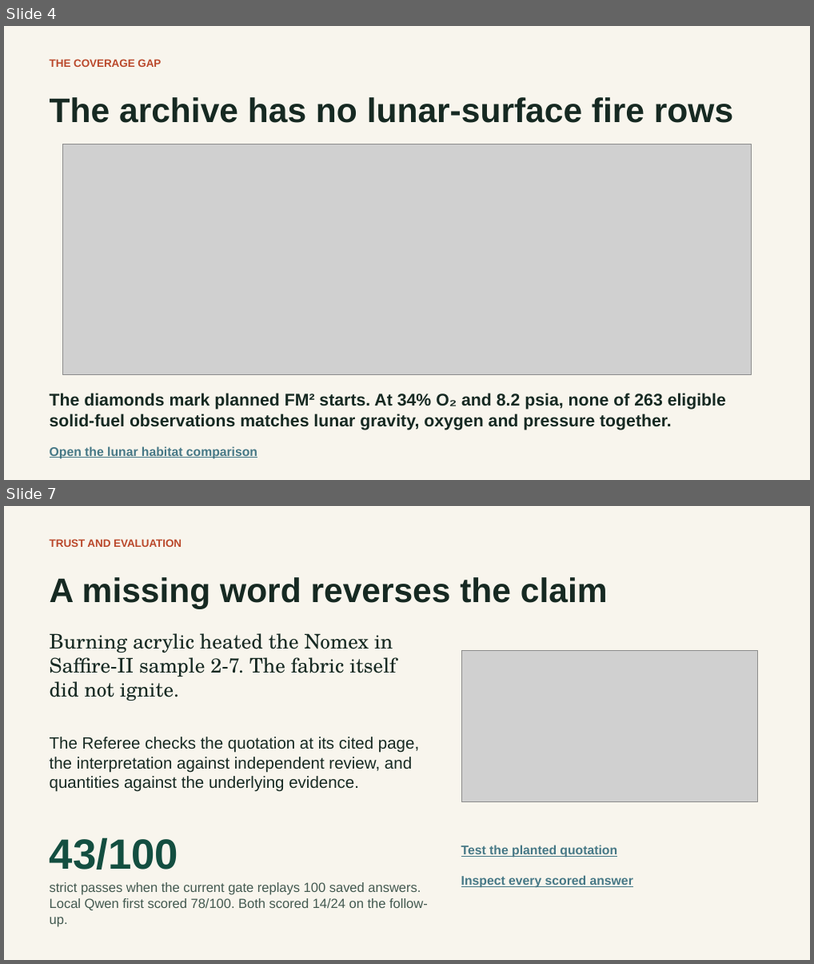
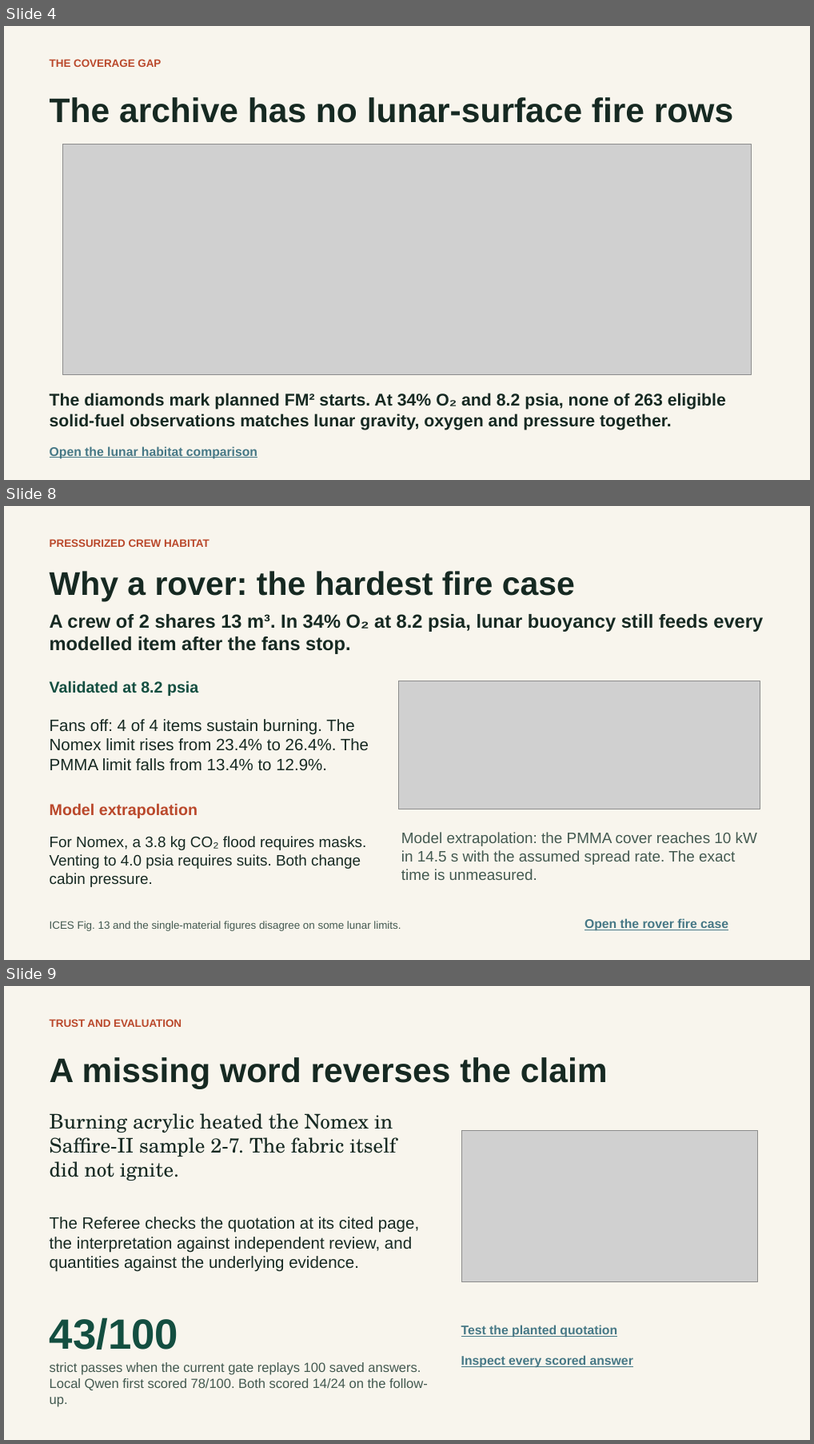
Before and after one commit to Haresh276/first-fire, a slide deck: dist/master-round2-slides.pptx. Shown one above the other, each under a label of ours: slides 4 and 7 before the commit, slides 4, 8 and 9 after it; the slides between them are not shown. The pictures are 814x964 and 814x1444 pixels, drawn with LibreOffice and Linux fonts; fonts in the diff are those of the drawing; grey boxes stand for pictures. Boxes give left, top, right and bottom in pixels: in the first picture for what was removed or moved away, otherwise in the second. Text is boxed around its words. In the diff, an @@ line names an element or a change of style, - is before the commit and + after.

Commit message:
Add FLINT and the pressurized rover case to the timed Round 2 deck

```diff
--- a/dist/master-round2-slides.pptx
+++ b/dist/master-round2-slides.pptx
@@ slide 8 added at box(4, 506, 810, 960), background #F8F5ED @@
@@ text added at box(50, 539, 210, 547), 12.8 pt, text #BA482B, bold @@
+PRESSURIZED CREW HABITAT
@@ text added at box(50, 571, 575, 602), 39 pt, text #162922, bold @@
+Why a rover: the hardest fire case
@@ text added at box(50, 614, 763, 654), 22.5 pt, text #162922, bold @@
+A crew of 2 shares 13 m³. In 34% O₂ at 8.2 psia, lunar buoyancy still feeds every modelled item after the fans stop.
@@ text added at box(50, 680, 198, 696), 18.8 pt, text #134E40, bold @@
+Validated at 8.2 psia
@@ picture added at box(399, 681, 760, 808) @@
@@ text added at box(50, 719, 369, 771), 19.5 pt, text #162922 @@
+Fans off: 4 of 4 items sustain burning. The Nomex limit rises from 23.4% to 26.4%. The PMMA limit falls from 13.4% to 12.9%.
@@ text added at box(50, 803, 198, 818), 18.8 pt, text #BA482B, bold @@
+Model extrapolation
@@ text added at box(50, 836, 367, 887), 18 pt, text #162922 @@
+For Nomex, a 3.8 kg CO₂ flood requires masks. Venting to 4.0 psia requires suits. Both change cabin pressure.
@@ text added at box(402, 832, 758, 880), 18 pt, text #435950 @@
+Model extrapolation: the PMMA cover reaches 10 kW in 14.5 s with the assumed spread rate. The exact time is unmeasured.
@@ text added at box(50, 920, 401, 931), 12.8 pt, text #435950 @@
+ICES Fig. 13 and the single-material figures disagree on some lunar limits.
@@ text added at box(585, 918, 729, 931), 15 pt, text #467886, bold, underline @@
+Open the rover fire case
@@ what was slide 7 is now slide 9 @@
```
Also in this commit, not shown: 3 slides changed, 1 other slide added, 11 other files.
